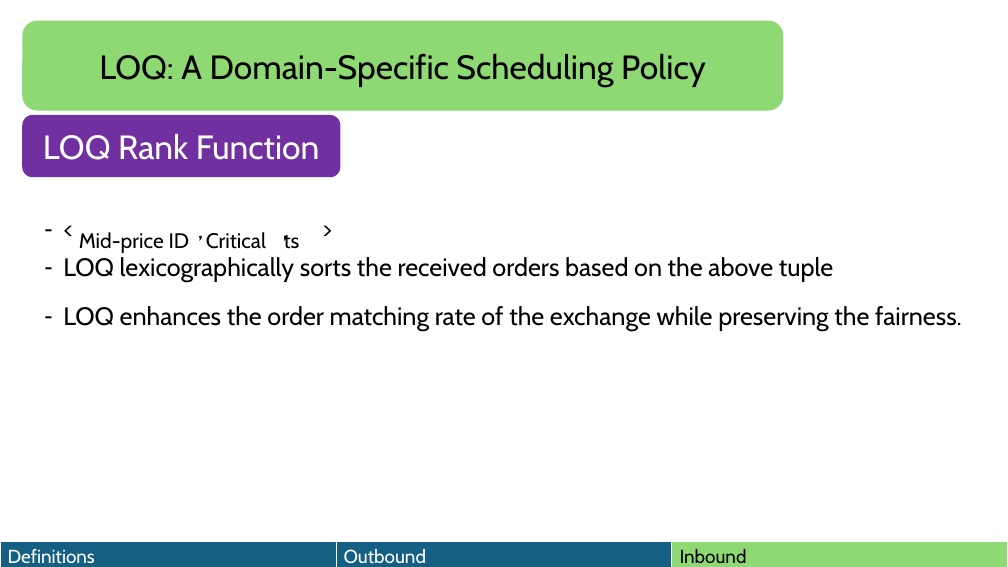
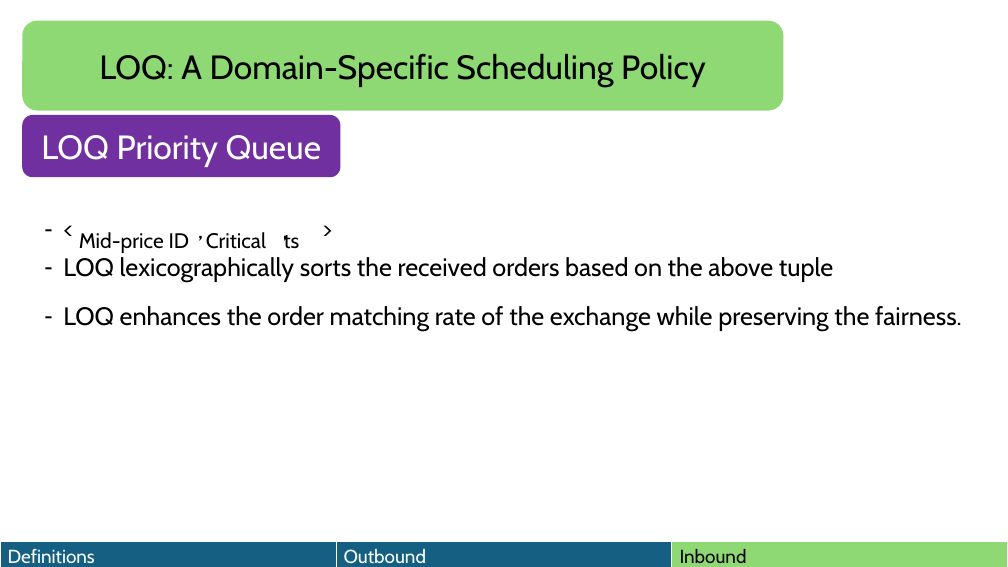
Before and after one commit to HaseebLUMS/Onyx-Presentation, a slide deck: slide 108 of thesis-latency-fairness.pptx. Drawn at 1008x567 pixels with LibreOffice and Linux fonts; fonts in the diff are those of the drawing. Boxes give left, top, right and bottom in pixels: in the first picture for what was removed or moved away, otherwise in the second. Text is boxed around its words. In the diff, an @@ line names an element or a change of style, - is before the commit and + after.

```diff
--- a/thesis-latency-fairness.pptx
+++ b/thesis-latency-fairness.pptx
@@ text in rounded rectangle at <box>41,135,321,167</box>: text changed @@
-LOQ Rank Function
+LOQ Priority Queue
```
Also in this commit, not shown: 12 other slides changed.
